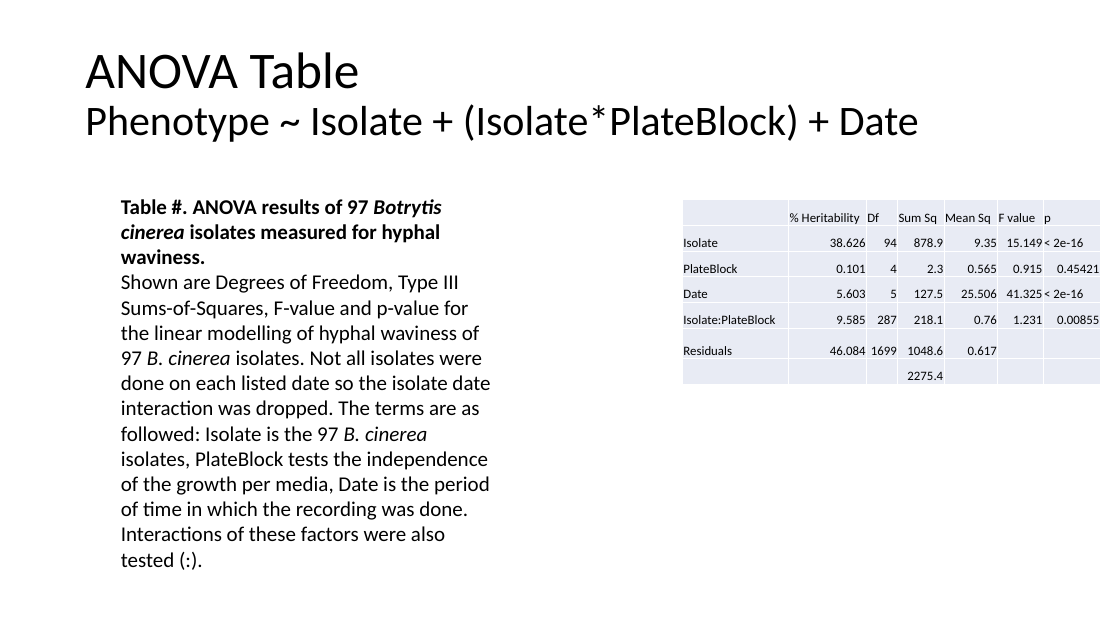
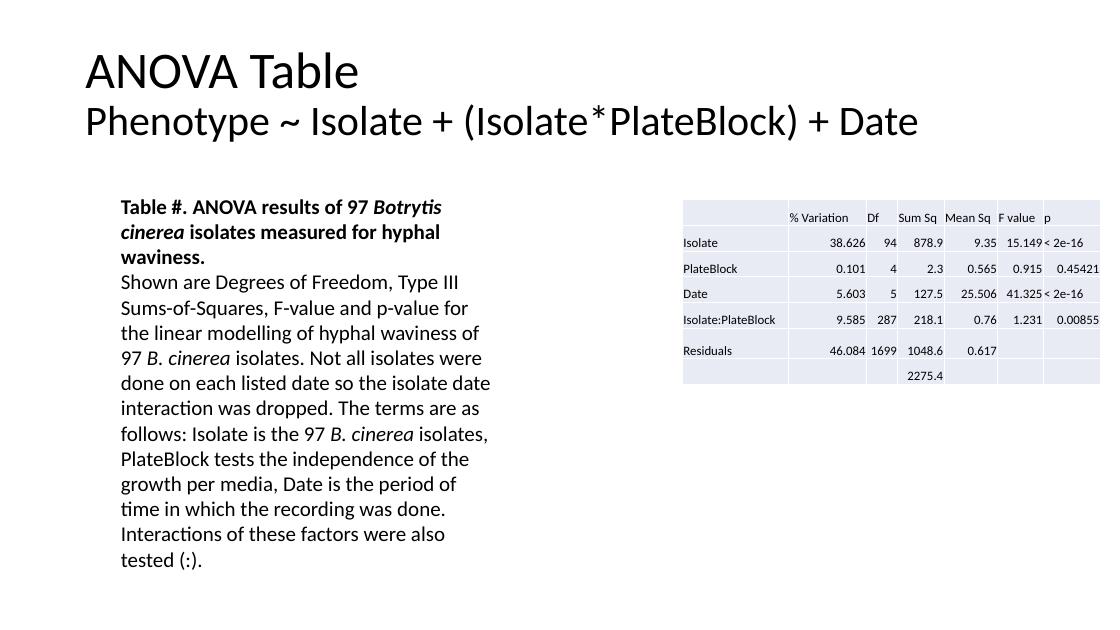
Before and after one commit to JosueVega/Hwaviness, a slide deck: slide 3 of paper/HWavinessGraphs_Figs_Capt.pptx (slide 2 before the commit). Drawn at 1120x630 pixels with LibreOffice and Linux fonts; fonts in the diff are those of the drawing. Boxes give left, top, right and bottom in pixels: in the first picture for what was removed or moved away, otherwise in the second. Text is boxed around its words. In the diff, an @@ line names an element or a change of style, - is before the commit and + after.

```diff
--- a/paper/HWavinessGraphs_Figs_Capt.pptx
+++ b/paper/HWavinessGraphs_Figs_Capt.pptx
@@ table at [683,199,1102,384] @@
-row 1, column 2: % Heritability
+row 1, column 2: % Variation
@@ text at [121,274,490,567]: text changed @@
-Shown are Degrees of Freedom, Type III Sums-of-Squares, F-value and p-value for the linear modelling of hyphal waviness of 97 B. cinerea isolates. Not all isolates were done on each listed date so the isolate date interaction was dropped. The terms are as followed: Isolate is the 97 B. cinerea isolates, PlateBlock tests the independence of the growth per media, Date is the period of time in which the recording was done. Interactions of these factors were also tested (:).
+Shown are Degrees of Freedom, Type III Sums-of-Squares, F-value and p-value for the linear modelling of hyphal waviness of 97 B. cinerea isolates. Not all isolates were done on each listed date so the isolate date interaction was dropped. The terms are as follows: Isolate is the 97 B. cinerea isolates, PlateBlock tests the independence of the growth per media, Date is the period of time in which the recording was done. Interactions of these factors were also tested (:).
```
Also in this commit, not shown: 1 other slide changed, 2 other files.
